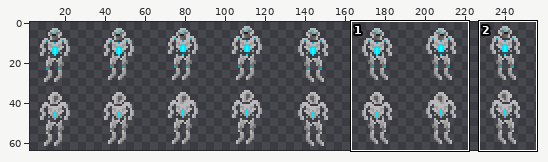
Sprite sheet -- enemy.png. Above, an overview of the earlier version with the close-up marked.
Close-up. As it was:
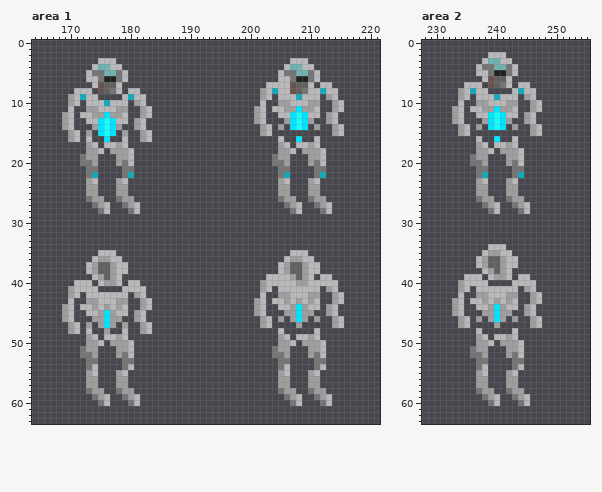
The file is 256x64 pixels. Colours within 5 levels of each other are drawn and written as one. Shown: area 1: x 164..221, y 0..63; area 2: x 228..255, y 0..63. The wide view leaves out empty margins. The commit also changed other parts of the picture, which this record leaves out.
After the commit:
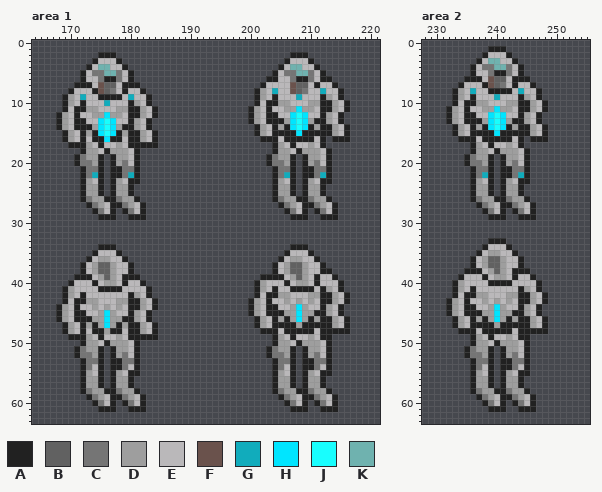
Palette (. is transparent): A #212121  B #616161  C #757575  D #9e9e9e  E #bab8ba  F #6a524c  G #11acbc  H #00e5ff  J #18fefe  K #6fb2af
The exact change:
--- area 1
@@ x 164..221 @@
  1 ..........................................................
- 2 ..........................................................
- 3 ...........EEE.............................EEE............
- 4 ..........EKKEE...........................EKKEE...........
- 5 .........ECCKKCE.........................ECCKKCE..........
- 6 .........EECAACE.........................EECAACE..........
- 7 ..........EFBBE........................EEEEFBBE.EE........
- 8 .......EEE.FBCE.EE....................DEGEEFBCEEGEE.......
- 9 ......DEGEE....EGEE...................DE.EEEGEEE.DE.......
-10 ......DE.EEEGEEE.DE...................E..DDEEEDD..DE......
-11 ......E..DDEEEDD..DE.................DE.EEDDHDDE..DE......
-12 .....DE.EEDDHDDE..DE.................DE..EEHJHEE.DE.......
-13 .....DE..EEHJHEE.DE..................DE...DHJHD..DE.......
-14 .....DE...DHJHD..DE...................DE.D.HJH.D..DE......
-15 ......DE.D.HJH.D..DE..................DE..........DE......
-16 ......DE.E..H..E..DE.....................E..H..E..........
-17 .........DE.EEDE.........................DE.EEDE..........
-18 .........DDE.DDDE........................DDE.DDDE.........
-19 ........CDD...DDE.......................CDD...DDE.........
-20 ........CCD...DCE.......................CCD...DCE.........
-21 .........CC....CC........................CC....CC.........
-22 .........CG....CG........................CG....CG.........
-23 .........DE...DE.........................DE...DE..........
-24 .........DD...DD.........................DD...DD..........
-25 .........DD...DD.........................DD...DD..........
-26 .........CDD..CDD........................CDD..CDD.........
-27 ..........CDE..CDE........................CDE..CDE........
-28 ...........CE...CE.........................CE...CE........
-29 ..........................................................
+ 2 ...........AAA.............................AAA............
+ 3 ..........AEEEA...........................AEEEA...........
+ 4 .........AEKKEEA.........................AEKKEEA..........
+ 5 ........AECCKKCEA.......................AECCKKCEA.........
+ 6 ........AEECAACEA......................AAEECAACEAA........
+ 7 .......AAAEFBBEAAA....................AEEEEFBBEAEEA.......
+ 8 ......AEEEAFBCEAEEA..................ADEGEEFBCEEGEEA......
+ 9 .....ADEGEEAAAAEGEEA.................ADEAEEEGEEEADEA......
+10 .....ADEAEEEGEEEADEA.................AEAADDEEEDDAADEA.....
+11 .....AEAADDEEEDDAADEA...............ADEAEEDDHDDEAADEA.....
+12 ....ADEAEEDDHDDEAADEA...............ADEAAEEHJHEEADEA......
+13 ....ADEAAEEHJHEEADEA................ADEAAADHJHDAADEA......
+14 ....ADEAAADHJHDAADEA.................ADEADAHJHADAADEA.....
+15 .....ADEADAHJHADAADEA................ADEAAAAHAAAAADEA.....
+16 .....ADEAEAAHAAEAADEA.................AAAEAAAAAEA.AAA.....
+17 ......AAADEAEEDEAAAAA...................ADEAEEDEA.........
+18 ........ADDEADDDEA......................ADDEADDDEA........
+19 .......ACDDA.ADDEA.....................ACDDA.ADDEA........
+20 .......ACCDA.ADCEA.....................ACCDA.ADCEA........
+21 ........ACCA.AACCA......................ACCA.AACCA........
+22 ........ACGA.AACGA......................ACGA.AACGA........
+23 ........ADEA.ADEAA......................ADEA.ADEAA........
+24 ........ADDA.ADDA.......................ADDA.ADDA.........
+25 ........ADDA.ADDA.......................ADDA.ADDA.........
+26 ........ACDDAACDDA......................ACDDAACDDA........
+27 .........ACDEAACDEA......................ACDEAACDEA.......
+28 ..........ACEA.ACEA.......................ACEA.ACEA.......
+29 ...........AAA..AAA........................AAA..AAA.......
 30 ..........................................................
@@ x 164..221 @@
 33 ..........................................................
-34 ..........................................................
-35 ...........EEE.............................EEE............
-36 ..........EDDEE...........................EDDEE...........
-37 .........EDBBDEE.........................EDBBDEE..........
-38 .........EDBBDEE.........................EDBBDEE..........
-39 ..........EDBDE........................EEEEDBDE.EE........
-40 .......EEE.EDDE.EE....................DEEEEEDDEEEEE.......
-41 ......DEEEE....EEEE...................DE.EEEEEEE.DE.......
-42 ......DE.EEEEEEE.DE...................E..DDEEEDD..DE......
-43 ......E..DDEEEDD..DE.................DE.EEDEDEDE..DE......
-44 .....DE.EEDEDEDE..DE.................DE..EEDHDEE.DE.......
-45 .....DE..EEDHDEE.DE..................DE...DDHDD..DE.......
-46 .....DE...DDHDD..DE...................DE.D.DHD.D..DE......
-47 ......DE.D.DHD.D..DE..................DE....D.....DE......
-48 ......DE.E..D..E..DE.....................E.....E..........
-49 .........DE.EEDE.........................DE.EEDE..........
-50 .........DDE.DDDE........................DDE.DDDE.........
-51 ........CDD...DDE.......................CDD...DDE.........
-52 ........CCD...DCE.......................CCD...DCE.........
-53 .........CC....CC........................CC....CC.........
-54 .........CE....CE........................CE....CE.........
-55 .........DE...DE.........................DE...DE..........
-56 .........DD...DD.........................DD...DD..........
-57 .........DD...DD.........................DD...DD..........
-58 .........CDD..CDD........................CDD..CDD.........
-59 ..........CDE..CDE........................CDE..CDE........
-60 ...........CE...CE.........................CE...CE........
-61 ..........................................................
+34 ...........AAA.............................AAA............
+35 ..........AEEEA...........................AEEEA...........
+36 .........AEDDEEA.........................AEDDEEA..........
+37 ........AEDBBDEEA.......................AEDBBDEEA.........
+38 ........AEDBBDEEA.......................AEDBBDEEAA........
+39 .......AAAEDBDEAAA....................AAAAEDBDEAEEA.......
+40 ......AEEEAEDDEAEEA..................ADEEEAEDDEAEEEA......
+41 .....ADEEEEAAAAEEEEA.................ADEAEEAAAAEADEA......
+42 .....ADEAEEEEEEEADEA.................AEAADDEEEDDAADEA.....
+43 .....AEAADDEEEDDAADEA...............ADEAEEDEDEDEAADEA.....
+44 ....ADEAEEDEDEDEAADEA...............ADEAAEEDHDEEADEA......
+45 ....ADEAAEEDHDEEADEA................ADEAAADDHDDAADEA......
+46 ....ADEAAADDHDDAADEA.................ADEADADHDADAADEA.....
+47 .....ADEADADHDADAADEA................ADEAAAADAAAAADEA.....
+48 .....ADEAEAADAAEAADEA.................AAAEAAAAAEAAAAA.....
+49 ......AAADEAEEDEAAAAA...................ADEAEEDEAA........
+50 ........ADDEADDDEA......................ADDEADDDEA........
+51 .......ACDDA.ADDEA.....................ACDDA.ADDEA........
+52 .......ACCDA.ADCEA.....................ACCDA.ADCEA........
+53 ........ACCA.AACCA......................ACCA.AACCA........
+54 ........ACEA.AACEA......................ACEA.AACEA........
+55 ........ADEA.ADEAA......................ADEA.ADEAA........
+56 ........ADDA.ADDA.......................ADDA.ADDA.........
+57 ........ADDA.ADDA.......................ADDA.ADDA.........
+58 ........ACDDAACDDA......................ACDDAACDDA........
+59 .........ACDEAACDEA......................ACDEAACDEA.......
+60 ..........ACEA.ACEA.......................ACEA.ACEA.......
+61 ...........AAA..AAA........................AAA..AAA.......
 62 ..........................................................
--- area 2
@@ x 228..255 @@
  0 ............................
- 1 ............................
- 2 ...........EEE..............
- 3 ..........EKKEE.............
- 4 .........ECCKKCE............
- 5 .........EECAACE............
- 6 ..........EFBBE.............
- 7 .......EEE.FBCE.EE..........
- 8 ......DEGEE....EGEE.........
- 9 ......DE.EEEGEEE.DE.........
-10 ......E..DDEEEDD..DE........
-11 .....DE.EEDDHDDE..DE........
-12 .....DE..EEHJHEE.DE.........
-13 .....DE...DHJHD..DE.........
-14 ......DE.D.HJH.D..DE........
-15 ......DE..........DE........
-16 .........E..H..E............
-17 .........DE.EEDE............
-18 .........DDE.DDDE...........
-19 ........CDD...DDE...........
-20 ........CCD...DCE...........
-21 .........CC....CC...........
-22 .........CG....CG...........
-23 .........DE...DE............
-24 .........DD...DD............
-25 .........DD...DD............
-26 .........CDD..CDD...........
-27 ..........CDE..CDE..........
-28 ...........CE...CE..........
-29 ............................
+ 1 ...........AAA..............
+ 2 ..........AEEEA.............
+ 3 .........AEKKEEA............
+ 4 ........AECCKKCEA...........
+ 5 ........AEECAACEA...........
+ 6 .......AAAEFBBEAAA..........
+ 7 ......AEEEAFBCEAEEA.........
+ 8 .....ADEGEEAAAAEGEEA........
+ 9 .....ADEAEEEGEEEADEA........
+10 .....AEAADDEEEDDAADEA.......
+11 ....ADEAEEDDHDDEAADEA.......
+12 ....ADEAAEEHJHEEADEA........
+13 ....ADEAAADHJHDAADEA........
+14 .....ADEADAHJHADAADEA.......
+15 .....ADEAAAAHAAAAADEA.......
+16 ......AAAEAAAAAEA.AAA.......
+17 ........ADEAEEDEA...........
+18 ........ADDEADDDEA..........
+19 .......ACDDA.ADDEA..........
+20 .......ACCDA.ADCEA..........
+21 ........ACCA.AACCA..........
+22 ........ACGA.AACGA..........
+23 ........ADEA.ADEAA..........
+24 ........ADDA.ADDA...........
+25 ........ADDA.ADDA...........
+26 ........ACDDAACDDA..........
+27 .........ACDEAACDEA.........
+28 ..........ACEA.ACEA.........
+29 ...........AAA..AAA.........
 30 ............................
@@ x 228..255 @@
 32 ............................
-33 ............................
-34 ...........EEE..............
-35 ..........EDDEE.............
-36 .........EDBBDEE............
-37 .........EDBBDEE............
-38 ..........EDBDE.............
-39 .......EEE.EDDE.EE..........
-40 ......DEEEE....EEEE.........
-41 ......DE.EEEEEEE.DE.........
-42 ......E..DDEEEDD..DE........
-43 .....DE.EEDEDEDE..DE........
-44 .....DE..EEDHDEE.DE.........
-45 .....DE...DDHDD..DE.........
-46 ......DE.D.DHD.D..DE........
-47 ......DE....D.....DE........
-48 .........E.....E............
-49 .........DE.EEDE............
-50 .........DDE.DDDE...........
-51 ........CDD...DDE...........
-52 ........CCD...DCE...........
-53 .........CC....CC...........
-54 .........CE....CE...........
-55 .........DE...DE............
-56 .........DD...DD............
-57 .........DD...DD............
-58 .........CDD..CDD...........
-59 ..........CDE..CDE..........
-60 ...........CE...CE..........
-61 ............................
+33 ...........AAA..............
+34 ..........AEEEA.............
+35 .........AEDDEEA............
+36 ........AEDBBDEEA...........
+37 ........AEDBBDEEA...........
+38 .......AAAEDBDEAAA..........
+39 ......AEEEAEDDEAEEA.........
+40 .....ADEEEEAAAAEEEEA........
+41 .....ADEAEEEEEEEADEA........
+42 .....AEAADDEEEDDAADEA.......
+43 ....ADEAEEDEDEDEAADEA.......
+44 ....ADEAAEEDHDEEADEA........
+45 ....ADEAAADDHDDAADEA........
+46 .....ADEADADHDADAADEA.......
+47 .....ADEAAAADAAAAADEA.......
+48 ......AAAEAAAAAEAAAAA.......
+49 ........ADEAEEDEAA..........
+50 ........ADDEADDDEA..........
+51 .......ACDDA.ADDEA..........
+52 .......ACCDA.ADCEA..........
+53 ........ACCA.AACCA..........
+54 ........ACEA.AACEA..........
+55 ........ADEA.ADEAA..........
+56 ........ADDA.ADDA...........
+57 ........ADDA.ADDA...........
+58 ........ACDDAACDDA..........
+59 .........ACDEAACDEA.........
+60 ..........ACEA.ACEA.........
+61 ...........AAA..AAA.........
 62 ............................
